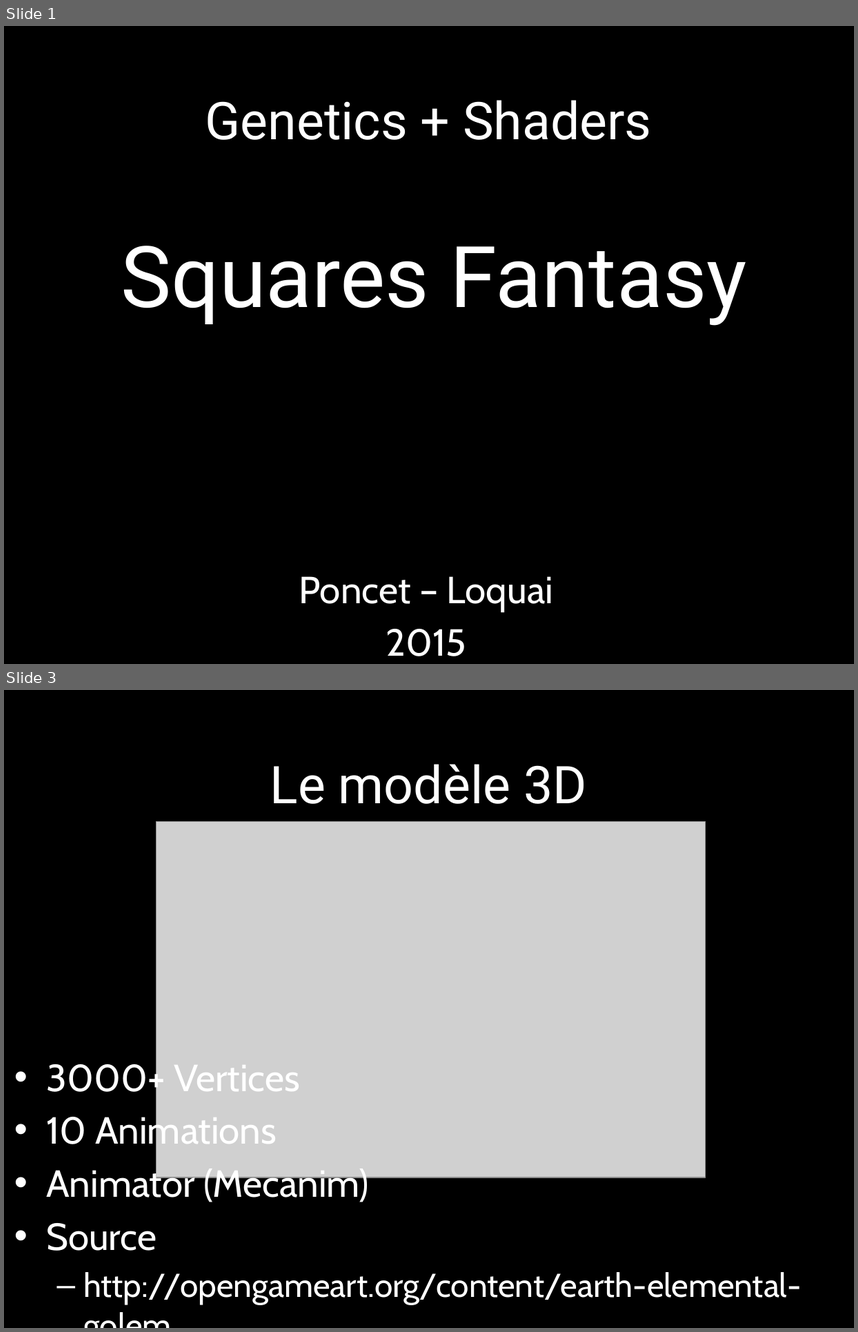
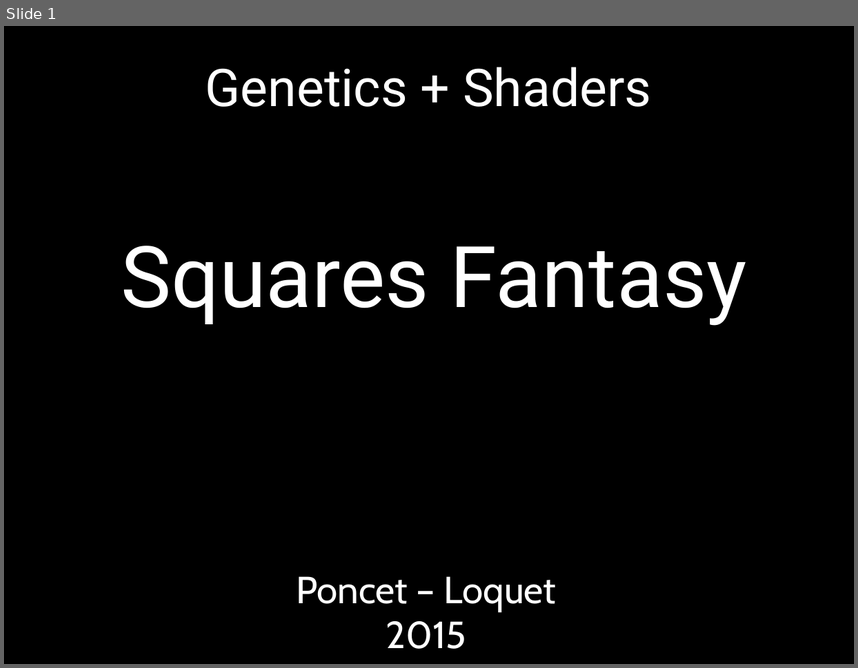
Before and after one commit to tecnop/OpenSticky, a slide deck: DOC/PPT/squared.pptx. Shown one above the other, each under a label of ours: slides 1 and 3 before the commit, slide 1 after it; the slides between them are not shown. The pictures are 858x1332 and 858x668 pixels, drawn with LibreOffice and Linux fonts; fonts in the diff are those of the drawing; grey boxes stand for pictures; background and template pictures are left out. Boxes give left, top, right and bottom in pixels: in the first picture for what was removed or moved away, otherwise in the second. Text is boxed around its words. In the diff, an @@ line names an element or a change of style, - is before the commit and + after.

```diff
--- a/DOC/PPT/squared.pptx
+++ b/DOC/PPT/squared.pptx
@@ slide 3 removed at (x1=4, y1=690, x2=854, y2=1328), background #000000 @@
@@ text removed at (x1=270, y1=764, x2=587, y2=804) @@
-Le modèle 3D
@@ picture removed at (x1=156, y1=822, x2=705, y2=1178) @@
@@ text removed at (x1=46, y1=1058, x2=802, y2=1304) @@
-• 3000+ Vertices
-• 10 Animations
-• Animator (Mecanim)
-• Source
-  – http://opengameart.org/content/earth-elemental-golem
@@ slide 1 changed as well @@
@@ title "Genetics + Shaders" at (x1=205, y1=67, x2=652, y2=107): vertical alignment middle to top @@
@@ subtitle at (x1=296, y1=576, x2=557, y2=611): text changed @@
-Poncet – Loquai
+Poncet – Loquet
```
Also in this commit, not shown: 9 slides added, 7 other slides removed, 4 other files.
